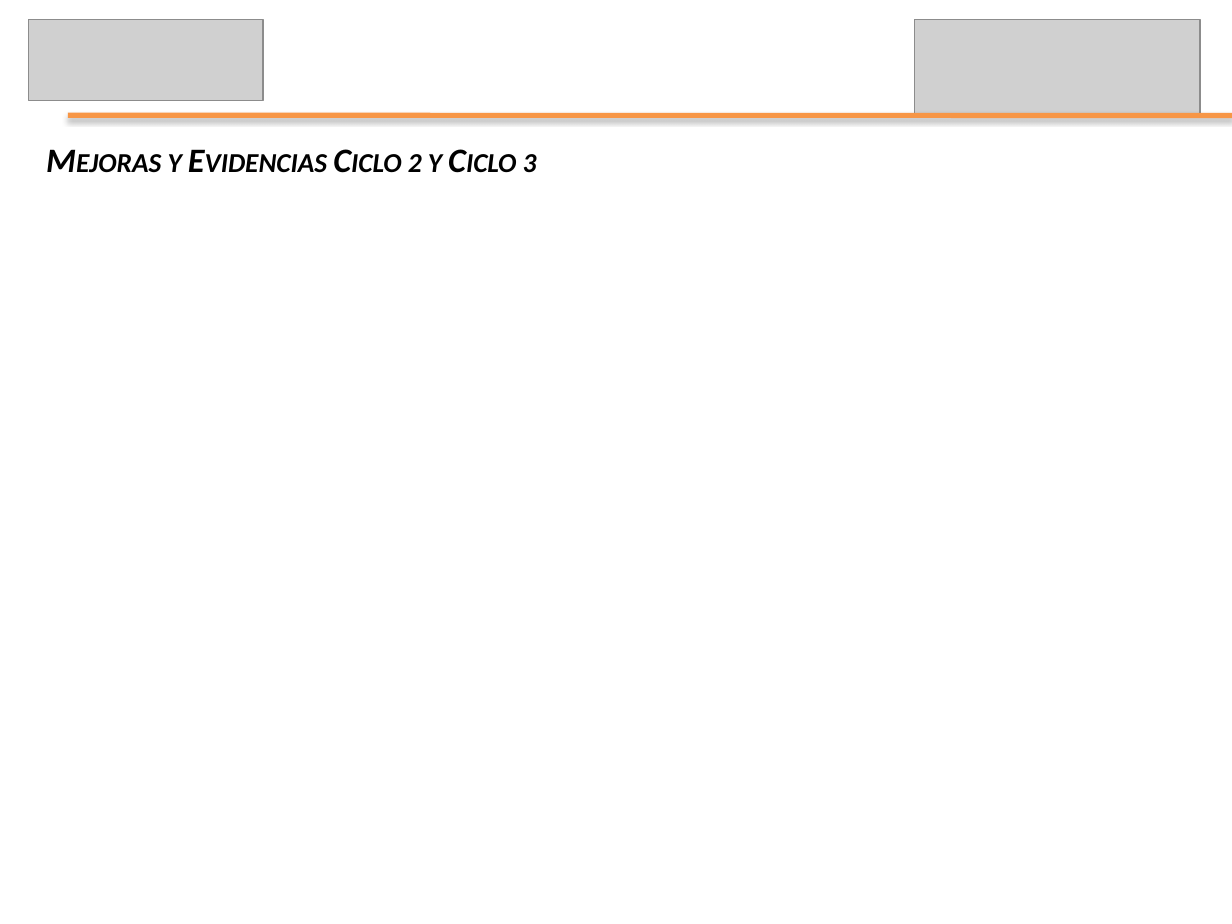
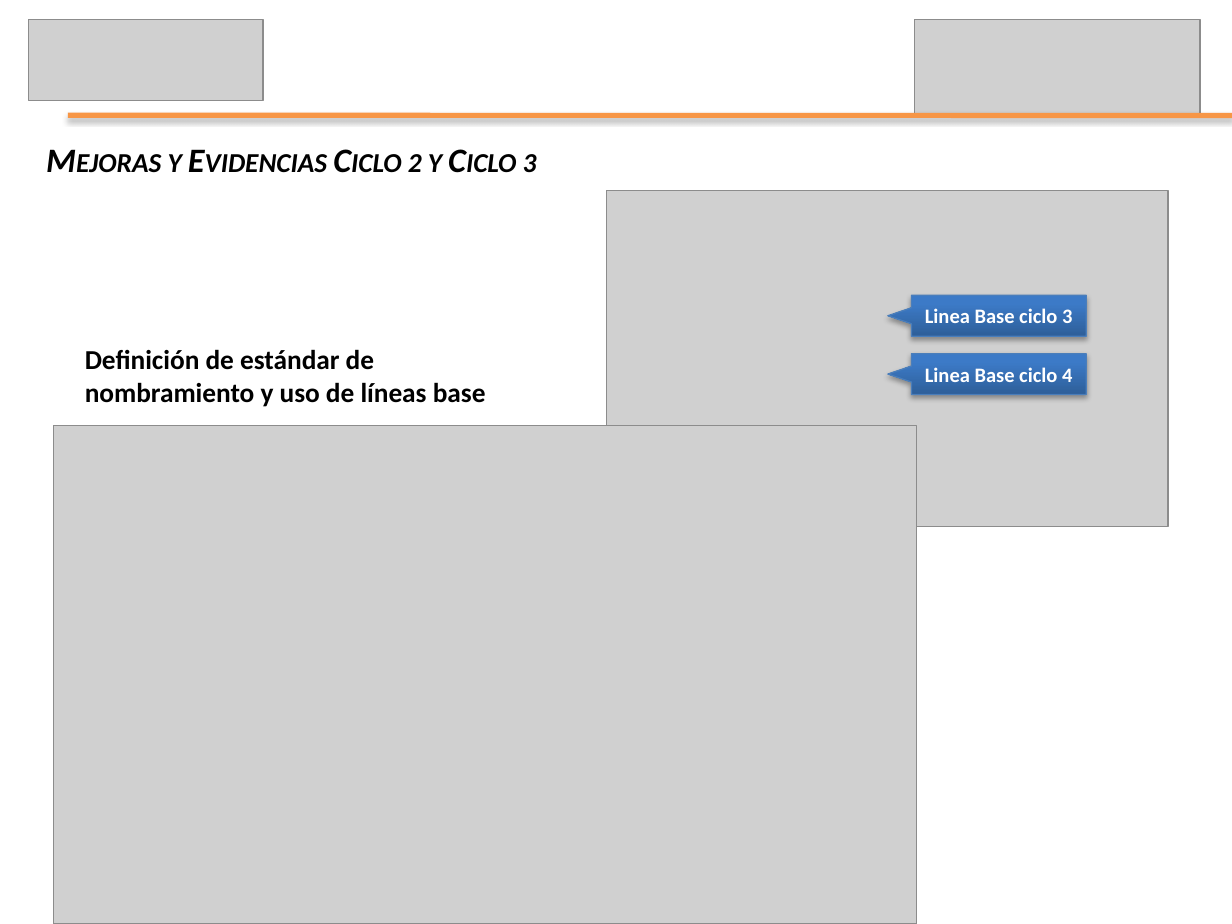
Before and after one commit to leseroth/ingenium-managment, a slide deck: slide 17 of CSOF5104 Mejoramiento de Procesos de SW/PresentacionFinal/1130PresentacionFinal.pptx (slide 18 before the commit). Drawn at 1232x924 pixels with LibreOffice and Linux fonts; fonts in the diff are those of the drawing; grey boxes stand for pictures. Boxes give left, top, right and bottom in pixels: in the first picture for what was removed or moved away, otherwise in the second. Text is boxed around its words. In the diff, an @@ line names an element or a change of style, - is before the commit and + after.

```diff
--- a/CSOF5104 Mejoramiento de Procesos de SW/PresentacionFinal/1130PresentacionFinal.pptx
+++ b/CSOF5104 Mejoramiento de Procesos de SW/PresentacionFinal/1130PresentacionFinal.pptx
@@ picture added at <box>606,191,1168,527</box> @@
@@ left arrow callout added at <box>888,296,1087,336</box>, fill gradient #2F5F99 to #3D7CC7 to #3A7CCB, outline #4B7EBC 0.75 pt, 12 pt, text #FFFFFF, bold @@
+Linea Base ciclo 3
@@ text added at <box>85,349,486,407</box>, 16 pt, text #000000, bold @@
+Definición de estándar de nombramiento y uso de líneas base
@@ left arrow callout added at <box>888,354,1087,394</box>, fill gradient #2F5F99 to #3D7CC7 to #3A7CCB, outline #4B7EBC 0.75 pt, 12 pt, text #FFFFFF, bold @@
+Linea Base ciclo 4
@@ picture added at <box>53,425,917,924</box> @@
```
Also in this commit, not shown: 9 other slides changed, 2 slides added, 1 slide removed.
